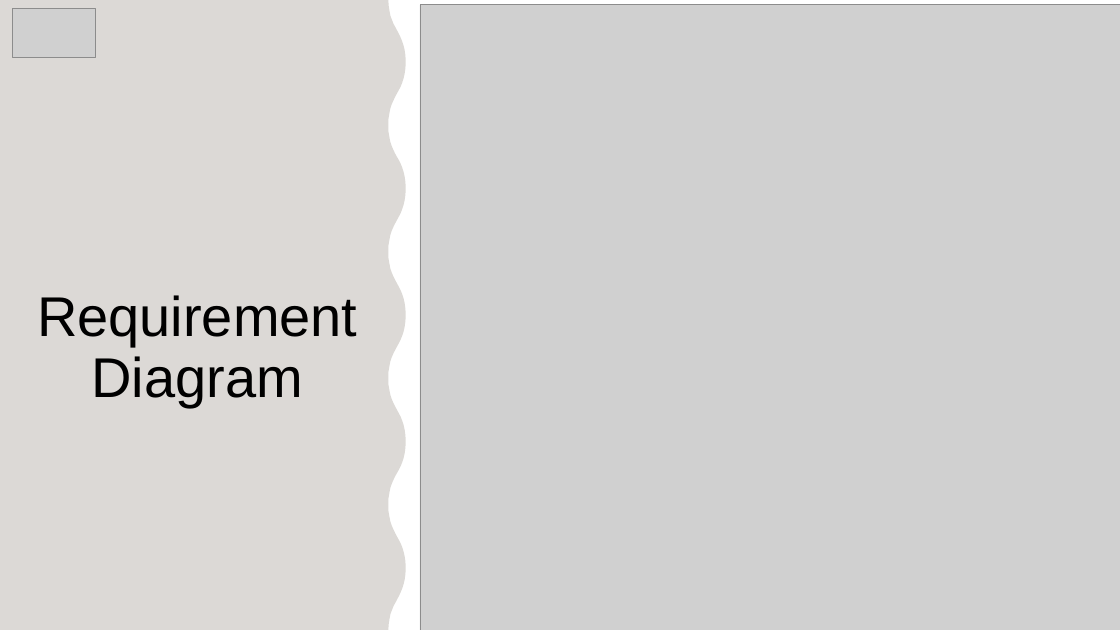
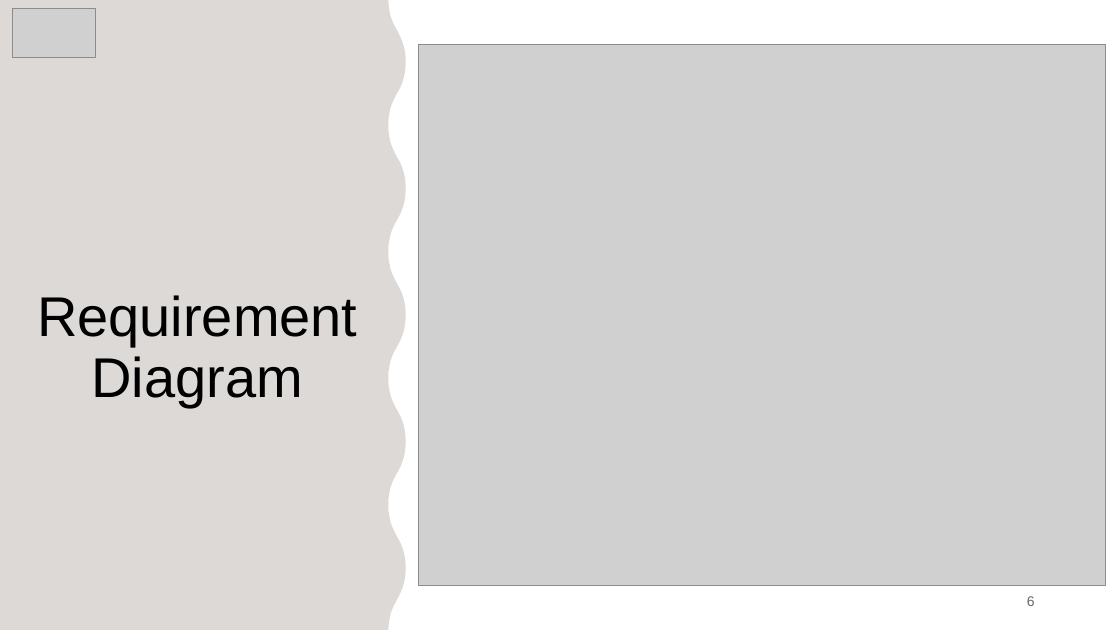
Before and after one commit to JasmeetMatta/Precision-Farming-Bot, a slide deck: slide 6 of Presentation/Final Precision Farming Using Autonomous Vehicle.pptx. Drawn at 1120x630 pixels with LibreOffice and Linux fonts; fonts in the diff are those of the drawing; grey boxes stand for pictures. Boxes give left, top, right and bottom in pixels: in the first picture for what was removed or moved away, otherwise in the second. Text is boxed around its words. In the diff, an @@ line names an element or a change of style, - is before the commit and + after.

```diff
--- a/Presentation/Final Precision Farming Using Autonomous Vehicle.pptx
+++ b/Presentation/Final Precision Farming Using Autonomous Vehicle.pptx
@@ picture: place and size @@
-picture at <box>420,5,1120,630</box>
+picture at <box>418,44,1106,586</box>
@@ page number added at <box>1027,596,1035,606</box>, 12 pt, text #000000 at 60% opacity @@
+6
```
Also in this commit, not shown: 4 other slides changed.
